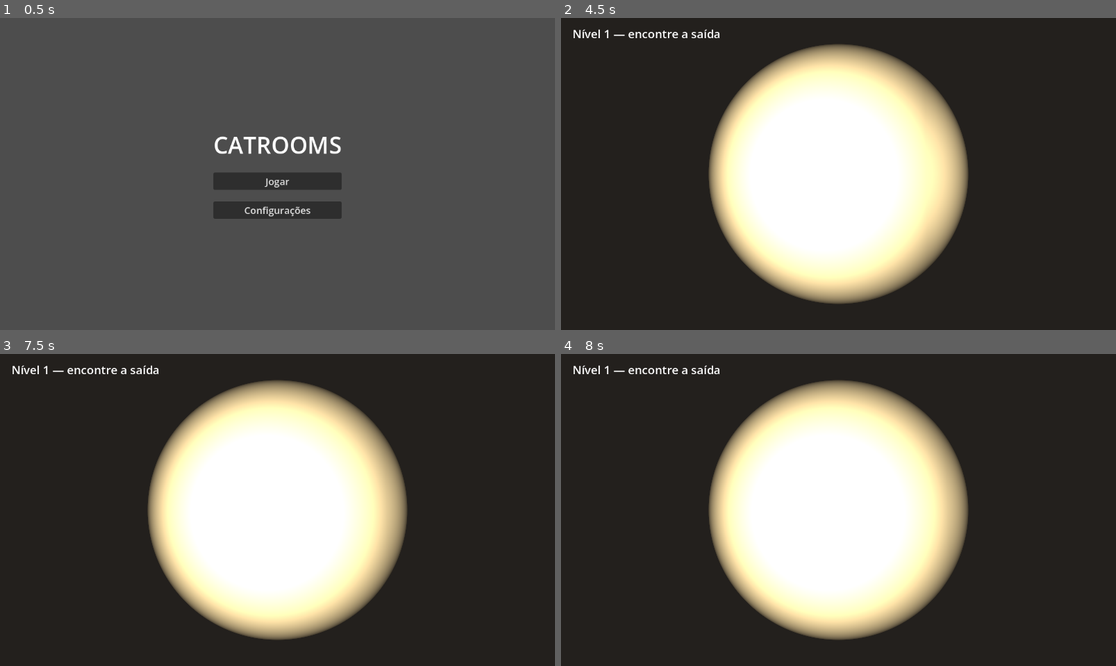
Above: before the commit, frames 1-4 (two rows, left to right).
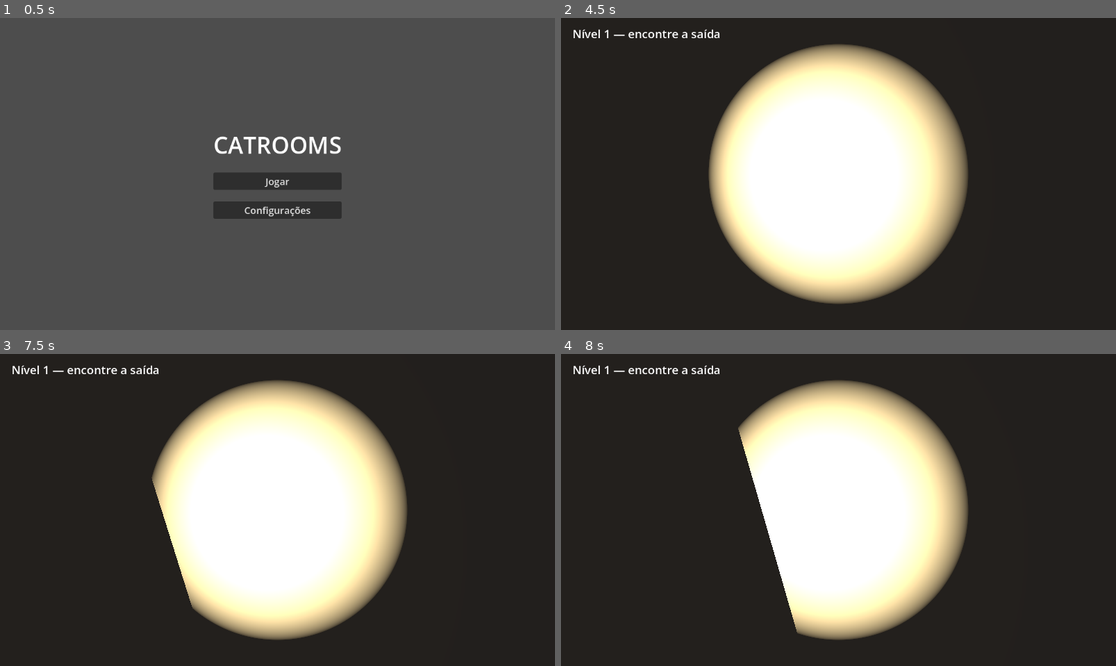
Above: after the commit, the same moments.

Repository: Deustavo/catrooms
Game: Godot game, scene res://src/ui/menu/main_menu.tscn
The game is run twice, just before and just after one commit, with the same random seed, the same clock (stepped at 60 frames per second) and the same inputs.
Inputs (mouse positions are in pixels of both pictures, inside the frame that each line leads up to):
- Up to frame 1 (0.5 s): no input
- Up to frame 2 (4.5 s): click "Jogar" at 0.5 s; tap Enter at 1.25, 2.75, 4.25 s; move the mouse to (866, 174) at 1.27 s; hold Shift (sprint) 1.28-2.03 s; hold W (move_forward) from 1.28 s (still down); tap Space (jump) at 1.52, 2, 2.27, 3.5, 3.77 s; move the mouse to (810, 174) at 2.02 s; tap Shift (sprint) at 2.1, 3.6 s; move the mouse to (849, 167) at 2.77 s; hold Shift (sprint) 2.78-3.53 s; move the mouse to (832, 180) at 3.52 s; move the mouse to (877, 177) at 4.27 s; hold Shift (sprint) from 4.28 s (still down)
- Up to frame 3 (7.5 s): tap Space (jump) at 4.52, 5, 5.27, 6.77 s; move the mouse to (233, 506) at 5.02 s; release Shift (sprint) at 5.03 s; tap Shift (sprint) at 5.1, 6.6 s; move the mouse to (283, 510) at 5.77 s; hold Shift (sprint) 5.78-6.53 s; move the mouse to (255, 503) at 6.52 s; release W (move_forward) at 6.53 s; hold D (move_right) 6.53-7.28 s; move the mouse to (305, 510) at 7.27 s; hold W (move_forward) from 7.28 s (still down); hold Shift (sprint) from 7.28 s (still down)
- Up to frame 4 (8 s): keep holding W (move_forward); keep holding Shift (sprint); tap Space (jump) at 7.52 s

Frame 1 is identical in both runs. In frame 2, 0.9% of the frame differs, in the area x 68-73%, y 35-64%; in frame 3, 1.0%; in frame 4, 4.9%, in the area x 26-43%, y 23-90%.

Commit message:
Remove labirinto: salas quadradas abertas e limite de 10 níveis
Substitui MazeData/MazeBuilder por RoomBuilder, que constrói apenas as
4 paredes externas de uma sala quadrada, sem paredes internas. Limita
a progressão a 10 níveis, retornando ao menu inicial ao completá-los.

Co-Authored-By: Claude Sonnet 5 <noreply@anthropic.com>

Diff:
--- a/src/autoload/events.gd
+++ b/src/autoload/events.gd
@@ -2,11 +2,14 @@
 ## Signal bus global: sinais de interesse cruzado entre sistemas.
 ## Mantenha enxuto — sinais locais são preferíveis quando os nós se conhecem.
 
-## Emitido quando um novo nível deve começar (o labirinto deve ser reconstruído).
+## Emitido quando um novo nível deve começar (a sala deve ser reconstruída).
 signal level_started(level: int)
 
-## Emitido quando o jogador alcança a saída do labirinto.
+## Emitido quando o jogador alcança a saída da sala.
 signal exit_reached
+
+## Emitido quando o jogador termina o último nível.
+signal game_completed
 
 ## Emitido quando a sensibilidade da câmera é alterada nas configurações.
 signal mouse_sensitivity_changed(value: float)
--- a/src/autoload/game_manager.gd
+++ b/src/autoload/game_manager.gd
@@ -2,9 +2,10 @@
 ## Estado global do jogo: progressão de níveis e RNG compartilhado.
 ## Não conhece cenas concretas — apenas reage e emite sinais via Events.
 
-const BASE_MAZE_SIZE := 6
+const BASE_ROOM_SIZE := 6
 const SIZE_GROWTH_PER_LEVEL := 2
-const MAX_MAZE_SIZE := 21
+const MAX_ROOM_SIZE := 21
+const MAX_LEVEL := 10
 const DEFAULT_MOUSE_SENSITIVITY := 0.004
 
 var current_level := 1
@@ -22,13 +23,15 @@
 	Events.level_started.emit(current_level)
 
 
-## Tamanho do labirinto cresce com o nível, até um teto.
-func maze_size_for_level(level: int) -> Vector2i:
-	var n := mini(BASE_MAZE_SIZE + (level - 1) * SIZE_GROWTH_PER_LEVEL, MAX_MAZE_SIZE)
-	return Vector2i(n, n)
+## Lado da sala (quadrada) cresce com o nível, até um teto.
+func room_size_for_level(level: int) -> int:
+	return mini(BASE_ROOM_SIZE + (level - 1) * SIZE_GROWTH_PER_LEVEL, MAX_ROOM_SIZE)
 
 
 func _on_exit_reached() -> void:
+	if current_level >= MAX_LEVEL:
+		Events.game_completed.emit()
+		return
 	current_level += 1
 	Events.level_started.emit(current_level)
 
--- a/src/levels/main.gd
+++ b/src/levels/main.gd
@@ -1,25 +1,29 @@
 extends Node3D
-## Orquestra o nível: reage a Events.level_started reconstruindo o labirinto
+## Orquestra o nível: reage a Events.level_started reconstruindo a sala
 ## e reposicionando o jogador. Não contém lógica de jogo nem de geração.
 
-@onready var _maze_builder: MazeBuilder = $MazeBuilder
+@onready var _room_builder: RoomBuilder = $RoomBuilder
 @onready var _player: Player = $Player
 
 
 func _ready() -> void:
 	Events.level_started.connect(_on_level_started)
+	Events.game_completed.connect(_on_game_completed)
 	GameManager.start_game()
 
 
 func _on_level_started(level: int) -> void:
 	# Deferred: o sinal pode chegar durante um callback de física (Area3D da
-	# saída), e reconstruir o labirinto libera corpos físicos.
+	# saída), e reconstruir a sala libera corpos físicos.
 	_rebuild_level.call_deferred(level)
 
 
 func _rebuild_level(level: int) -> void:
-	var size := GameManager.maze_size_for_level(level)
-	var maze := MazeData.new(size.x, size.y)
-	maze.generate(GameManager.rng)
-	_maze_builder.build(maze)
-	_player.teleport_to(_maze_builder.get_spawn_position())
+	var size := GameManager.room_size_for_level(level)
+	_room_builder.build(size)
+	_player.teleport_to(_room_builder.get_spawn_position())
+
+
+func _on_game_completed() -> void:
+	await get_tree().create_timer(3.0).timeout
+	get_tree().change_scene_to_file("res://src/ui/menu/main_menu.tscn")
--- a/src/levels/main.tscn
+++ b/src/levels/main.tscn
@@ -1,7 +1,7 @@
 [gd_scene load_steps=7 format=3]
 
 [ext_resource type="Script" path="res://src/levels/main.gd" id="1_main"]
-[ext_resource type="Script" path="res://src/maze/maze_builder.gd" id="2_builder"]
+[ext_resource type="Script" path="res://src/room/room_builder.gd" id="2_builder"]
 [ext_resource type="PackedScene" path="res://src/player/player.tscn" id="3_player"]
 [ext_resource type="Script" path="res://src/ui/hud.gd" id="4_hud"]
 [ext_resource type="PackedScene" path="res://src/ui/menu/pause_menu.tscn" id="5_pause"]
@@ -22,7 +22,7 @@
 [node name="WorldEnvironment" type="WorldEnvironment" parent="."]
 environment = SubResource("Environment_main")
 
-[node name="MazeBuilder" type="Node3D" parent="."]
+[node name="RoomBuilder" type="Node3D" parent="."]
 script = ExtResource("2_builder")
 
 [node name="Player" parent="." instance=ExtResource("3_player")]
--- a/src/maze/maze_data.gd
+++ /dev/null
@@ -1,82 +0,0 @@
-class_name MazeData
-extends RefCounted
-## Dados e geração de labirinto em grade (recursive backtracker iterativo).
-## Lógica pura, sem dependência da árvore de cena — testável e reutilizável.
-## O RNG é injetado, permitindo níveis reproduzíveis por seed.
-
-enum Dir { NORTH, EAST, SOUTH, WEST }
-
-const OFFSETS := {
-	Dir.NORTH: Vector2i(0, -1),
-	Dir.EAST: Vector2i(1, 0),
-	Dir.SOUTH: Vector2i(0, 1),
-	Dir.WEST: Vector2i(-1, 0),
-}
-const OPPOSITE := {
-	Dir.NORTH: Dir.SOUTH,
-	Dir.EAST: Dir.WEST,
-	Dir.SOUTH: Dir.NORTH,
-	Dir.WEST: Dir.EAST,
-}
-
-var width: int
-var height: int
-
-# Bitmask por célula: bit (1 << Dir) ligado = parede intacta naquela direção.
-var _walls: PackedInt32Array
-
-
-func _init(p_width: int, p_height: int) -> void:
-	assert(p_width > 0 and p_height > 0)
-	width = p_width
-	height = p_height
-	_walls.resize(width * height)
-	_walls.fill(0b1111)
-
-
-## Escava passagens a partir de `start` até visitar todas as células.
-func generate(rng: RandomNumberGenerator, start := Vector2i.ZERO) -> void:
-	var visited: PackedByteArray
-	visited.resize(width * height)
-	var stack: Array[Vector2i] = [start]
-	visited[_index(start)] = 1
-
-	while not stack.is_empty():
-		var cell: Vector2i = stack.back()
-		var options := _unvisited_neighbors(cell, visited)
-		if options.is_empty():
-			stack.pop_back()
-			continue
-		var dir: int = options[rng.randi_range(0, options.size() - 1)]
-		var next: Vector2i = cell + OFFSETS[dir]
-		_carve(cell, dir)
-		visited[_index(next)] = 1
-		stack.push_back(next)
-
-
-func has_wall(cell: Vector2i, dir: Dir) -> bool:
-	return _walls[_index(cell)] & (1 << dir) != 0
-
-
-func is_inside(cell: Vector2i) -> bool:
-	return cell.x >= 0 and cell.x < width and cell.y >= 0 and cell.y < height
-
-
-func _unvisited_neighbors(cell: Vector2i, visited: PackedByteArray) -> Array[int]:
-	var result: Array[int] = []
-	for dir: int in OFFSETS:
-		var next: Vector2i = cell + OFFSETS[dir]
-		if is_inside(next) and visited[_index(next)] == 0:
-			result.append(dir)
-	return result
-
-
-## Remove a parede entre `cell` e a célula vizinha na direção `dir` (dos dois lados).
-func _carve(cell: Vector2i, dir: int) -> void:
-	var next: Vector2i = cell + OFFSETS[dir]
-	_walls[_index(cell)] &= ~(1 << dir)
-	_walls[_index(next)] &= ~(1 << OPPOSITE[dir])
-
-
-func _index(cell: Vector2i) -> int:
-	return cell.y * width + cell.x
--- a/src/maze/maze_builder.gd
+++ b/src/room/room_builder.gd
@@ -1,7 +1,7 @@
-class_name MazeBuilder
+class_name RoomBuilder
 extends Node3D
-## Converte um MazeData em geometria 3D: chão, teto, paredes e gatilho de saída.
-## Malhas e shapes são compartilhados entre todas as paredes (recursos únicos).
+## Constrói uma sala quadrada aberta: chão, teto, as 4 paredes externas e o
+## gatilho de saída. Não há paredes internas — a sala é um espaço único.
 
 @export var cell_size := 3.0
 @export var wall_height := 3.0
@@ -10,24 +10,20 @@
 @export var floor_material: Material
 @export var ceiling_material: Material
 
-var _maze: MazeData
+var _size := 0
 var _exit_consumed := false
 
-# Recursos compartilhados, dimensionados uma vez por build.
-var _h_wall_mesh: BoxMesh
-var _v_wall_mesh: BoxMesh
-var _h_wall_shape: BoxShape3D
-var _v_wall_shape: BoxShape3D
 
-
-func build(maze: MazeData) -> void:
-	_maze = maze
+## `size` é o lado da sala em células (a sala é sempre quadrada).
+func build(size: int) -> void:
+	assert(size > 0)
+	_size = size
 	_exit_consumed = false
 	_clear()
 	_prepare_shared_resources()
 	_build_floor_and_ceiling()
 	_build_walls()
-	_build_exit(Vector2i(maze.width - 1, maze.height - 1))
+	_build_exit(Vector2i(size - 1, size - 1))
 
 
 func get_cell_center(cell: Vector2i) -> Vector3:
@@ -51,23 +47,10 @@
 	if ceiling_material == null:
 		ceiling_material = _make_material(Color(0.6, 0.57, 0.45))
 
-	# Paredes horizontais correm ao longo de X; verticais, ao longo de Z.
-	# O comprimento inclui a espessura para fechar os cantos.
-	var length := cell_size + wall_thickness
-	_h_wall_mesh = BoxMesh.new()
-	_h_wall_mesh.size = Vector3(length, wall_height, wall_thickness)
-	_h_wall_mesh.material = wall_material
-	_v_wall_mesh = BoxMesh.new()
-	_v_wall_mesh.size = Vector3(wall_thickness, wall_height, length)
-	_v_wall_mesh.material = wall_material
-	_h_wall_shape = BoxShape3D.new()
-	_h_wall_shape.size = _h_wall_mesh.size
-	_v_wall_shape = BoxShape3D.new()
-	_v_wall_shape.size = _v_wall_mesh.size
-
 
 func _build_floor_and_ceiling() -> void:
-	var total := Vector3(_maze.width * cell_size, 0.2, _maze.height * cell_size)
+	var side := _size * cell_size
+	var total := Vector3(side, 0.2, side)
 	var center_xz := Vector3(total.x / 2.0, 0.0, total.z / 2.0)
 
 	var floor_body := StaticBody3D.new()
@@ -86,44 +69,44 @@
 	add_child(ceiling)
 
 
-## Evita paredes duplicadas: cada célula constrói apenas NORTH e WEST;
-## a última linha/coluna também constrói SOUTH/EAST (bordas externas).
+## Constrói apenas o perímetro da sala — nenhuma parede interna.
 func _build_walls() -> void:
 	var walls := Node3D.new()
 	walls.name = "Walls"
 	add_child(walls)
 
-	for y in _maze.height:
-		for x in _maze.width:
-			var cell := Vector2i(x, y)
-			if _maze.has_wall(cell, MazeData.Dir.NORTH):
-				_spawn_wall(walls, _north_wall_position(cell), true)
-			if _maze.has_wall(cell, MazeData.Dir.WEST):
-				_spawn_wall(walls, _west_wall_position(cell), false)
-			if y == _maze.height - 1 and _maze.has_wall(cell, MazeData.Dir.SOUTH):
-				_spawn_wall(walls, _north_wall_position(cell + Vector2i(0, 1)), true)
-			if x == _maze.width - 1 and _maze.has_wall(cell, MazeData.Dir.EAST):
-				_spawn_wall(walls, _west_wall_position(cell + Vector2i(1, 0)), false)
+	var side := _size * cell_size
+	var half_side := side / 2.0
+	var length := side + wall_thickness
+
+	var h_mesh := BoxMesh.new()
+	h_mesh.size = Vector3(length, wall_height, wall_thickness)
+	h_mesh.material = wall_material
+	var h_shape := BoxShape3D.new()
+	h_shape.size = h_mesh.size
+
+	var v_mesh := BoxMesh.new()
+	v_mesh.size = Vector3(wall_thickness, wall_height, length)
+	v_mesh.material = wall_material
+	var v_shape := BoxShape3D.new()
+	v_shape.size = v_mesh.size
+
+	_spawn_wall(walls, Vector3(half_side, wall_height / 2.0, 0.0), h_mesh, h_shape)
+	_spawn_wall(walls, Vector3(half_side, wall_height / 2.0, side), h_mesh, h_shape)
+	_spawn_wall(walls, Vector3(0.0, wall_height / 2.0, half_side), v_mesh, v_shape)
+	_spawn_wall(walls, Vector3(side, wall_height / 2.0, half_side), v_mesh, v_shape)
 
 
-func _north_wall_position(cell: Vector2i) -> Vector3:
-	return Vector3((cell.x + 0.5) * cell_size, wall_height / 2.0, cell.y * cell_size)
-
-
-func _west_wall_position(cell: Vector2i) -> Vector3:
-	return Vector3(cell.x * cell_size, wall_height / 2.0, (cell.y + 0.5) * cell_size)
-
-
-func _spawn_wall(parent: Node3D, wall_position: Vector3, horizontal: bool) -> void:
+func _spawn_wall(parent: Node3D, wall_position: Vector3, mesh: Mesh, shape: Shape3D) -> void:
 	var body := StaticBody3D.new()
 	body.position = wall_position
 
 	var mesh_instance := MeshInstance3D.new()
-	mesh_instance.mesh = _h_wall_mesh if horizontal else _v_wall_mesh
+	mesh_instance.mesh = mesh
 	body.add_child(mesh_instance)
 
 	var collision := CollisionShape3D.new()
-	collision.shape = _h_wall_shape if horizontal else _v_wall_shape
+	collision.shape = shape
 	body.add_child(collision)
 
 	parent.add_child(body)
--- a/src/ui/hud.gd
+++ b/src/ui/hud.gd
@@ -7,7 +7,12 @@
 
 func _ready() -> void:
 	Events.level_started.connect(_on_level_started)
+	Events.game_completed.connect(_on_game_completed)
 
 
 func _on_level_started(level: int) -> void:
 	_level_label.text = "Nível %d — encontre a saída" % level
+
+
+func _on_game_completed() -> void:
+	_level_label.text = "Você venceu! Voltando ao menu..."
Not shown, added: src/room/room_builder.gd.uid
Not shown, added: src/ui/menu/main_menu.gd.uid
Not shown, added: src/ui/menu/pause_menu.gd.uid
Not shown, added: src/ui/menu/settings_menu.gd.uid
Not shown, changed: README.md
